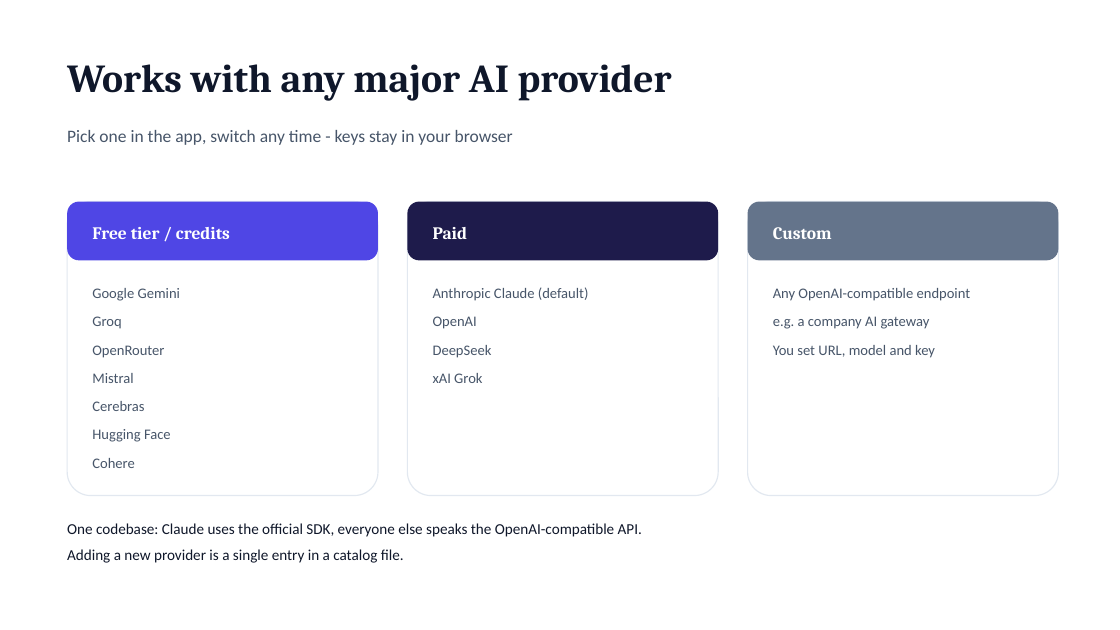
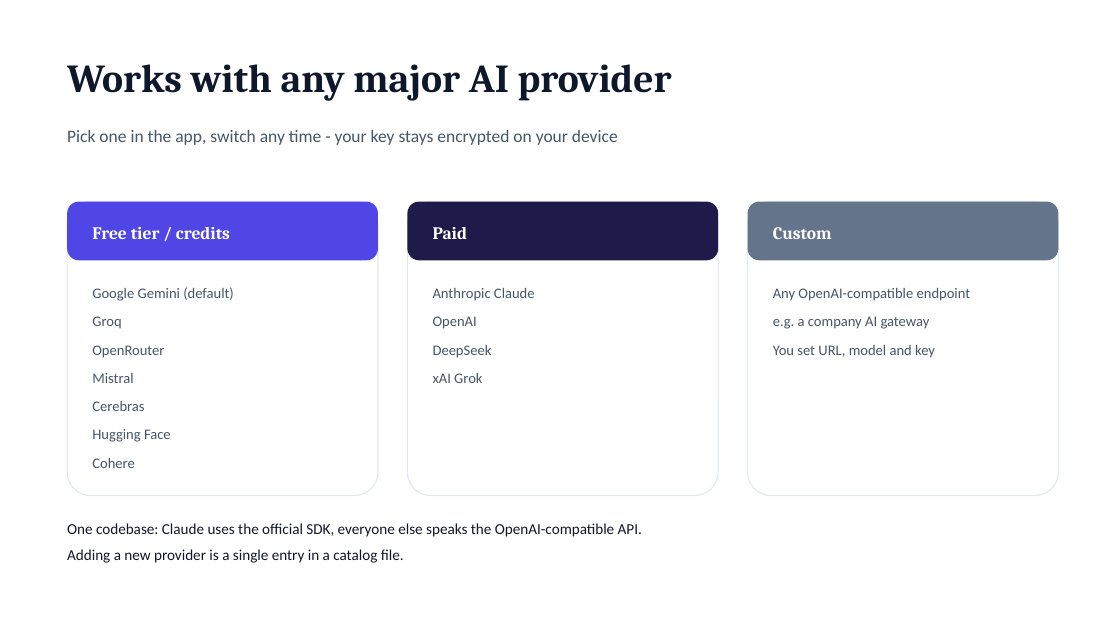
Before and after one commit to sohelPathanHarbinger/skill_path, a slide deck: slide 10 of docs/SkillPath-Presentation.pptx. Drawn at 1120x630 pixels with LibreOffice and Linux fonts; fonts in the diff are those of the drawing. Boxes give left, top, right and bottom in pixels: in the first picture for what was removed or moved away, otherwise in the second. Text is boxed around its words. In the diff, an @@ line names an element or a change of style, - is before the commit and + after.

```diff
--- a/docs/SkillPath-Presentation.pptx
+++ b/docs/SkillPath-Presentation.pptx
@@ text at box(67, 130, 618, 145): text changed @@
-Pick one in the app, switch any time - keys stay in your browser
+Pick one in the app, switch any time - your key stays encrypted on your device
@@ text at box(92, 287, 234, 301): text changed @@
-Google Gemini
+Google Gemini (default)
@@ text at box(433, 288, 535, 301): text changed @@
-Anthropic Claude (default)
+Anthropic Claude
```
Also in this commit, not shown: 7 other slides changed, 1 slide added, 39 other files.
